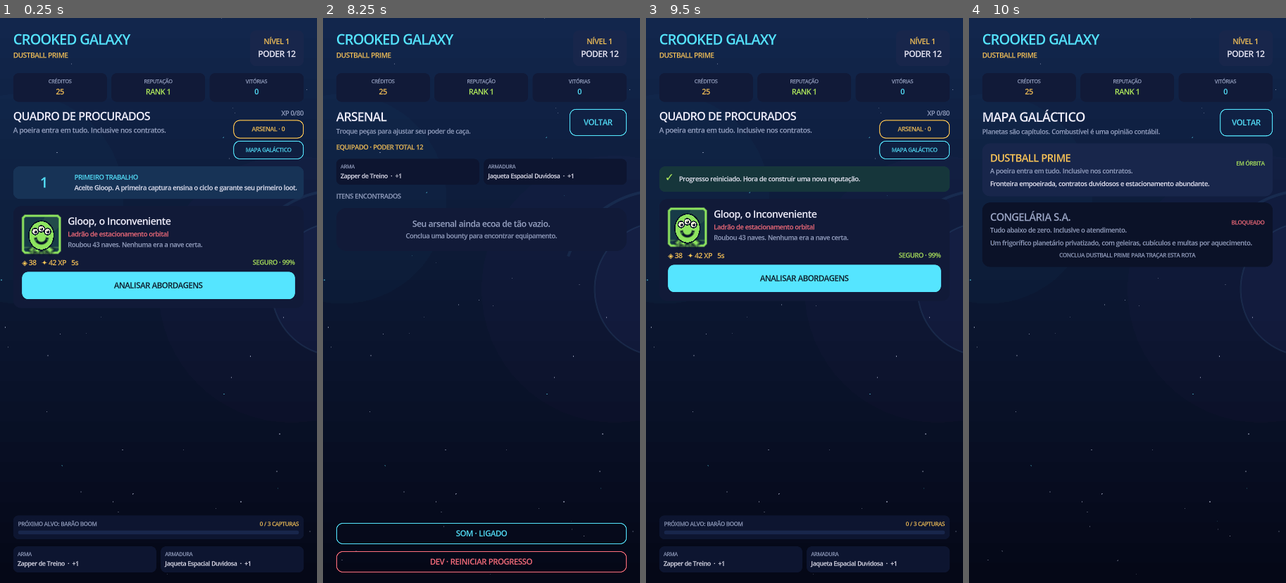
Above: before the commit, frames 1-4 (left to right).
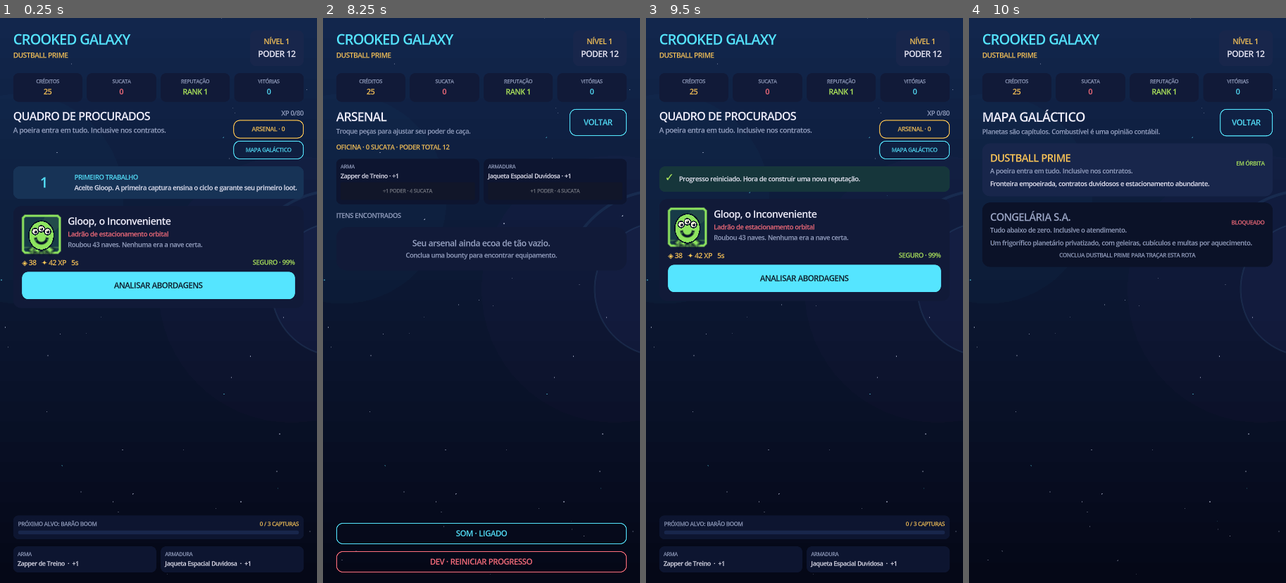
Above: after the commit, the same moments.

Repository: jellycb1/crooked-galaxy
Game: Godot game, scene res://scenes/main.tscn
Same seed, same stepped clock (60 frames per second), same inputs: the game is played once before the commit and once after it.
Inputs:
- Up to frame 1 (0.25 s): no input
- Up to frame 2 (8.25 s): click "ARSENAL · 0" at 0.5 s; click "DEV · REINICIAR PROGRESSO" at 1.25 s; click "MAPA GALÁCTICO" at 2 s; click "VOLTAR" at 2.75 s; click "ANALISAR ABORDAGENS" at 3.5 s; click "ESCOLHER · SEGURO" at 4.25 s; click "ABANDONAR CONTRATO" at 5 s; click "ANALISAR ABORDAGENS" at 5.75 s; click "ESCOLHER · SEGURO" at 6.5 s; click "ABANDONAR CONTRATO" at 7.25 s; click "ARSENAL · 0" at 8 s
- Up to frame 3 (9.5 s): click "DEV · REINICIAR PROGRESSO" at 8.75 s
- Up to frame 4 (10 s): click "MAPA GALÁCTICO" at 9.5 s

The runs differ from the first frame. In frame 1, 0.4% of the frame differs, in the area x 11-89%, y 10-14%; in frame 2, 2.1%, in the area x 4-96%, y 10-44%; in frame 3, 0.4%; in frame 4, 0.4%.

Commit message:
feat: add salvage workshop

Diff:
--- a/scripts/core_rules.gd
+++ b/scripts/core_rules.gd
@@ -46,3 +46,17 @@
 
 static func is_upgrade(item: Dictionary, equipped: Dictionary) -> bool:
 	return int(item.get("power", 0)) > int(equipped.get("power", 0))
+
+
+static func salvage_value(item: Dictionary) -> int:
+	var multiplier := 1
+	match str(item.get("rarity", "Comum")):
+		"Raro":
+			multiplier = 2
+		"Épico":
+			multiplier = 4
+	return maxi(1, ceili(float(int(item.get("power", 1)) * multiplier) / 3.0))
+
+
+static func equipment_upgrade_cost(item: Dictionary) -> int:
+	return maxi(4, 3 + ceili(float(int(item.get("power", 1))) * 0.8))
--- a/scripts/game_state.gd
+++ b/scripts/game_state.gd
@@ -40,6 +40,7 @@
 		"level": 1,
 		"xp": 0,
 		"credits": 25,
+		"scrap": 0,
 		"reputation": 0,
 		"wins": 0,
 		"base_power": 10,
@@ -359,6 +360,49 @@
 			return
 
 
+func scrap_item(item_id: String) -> bool:
+	if phase != Phase.BOARD:
+		return false
+	for slot in ["weapon", "armor"]:
+		if str(player.get(slot, {}).get("id", "")) == item_id:
+			return false
+	for item_index in player.inventory.size():
+		var item: Dictionary = player.inventory[item_index]
+		if str(item.get("id", "")) != item_id:
+			continue
+		var value := CoreRules.salvage_value(item)
+		player.inventory.remove_at(item_index)
+		player.scrap = int(player.get("scrap", 0)) + value
+		last_notice = "%s reciclado: +%d sucata." % [str(item.name), value]
+		save_game()
+		changed.emit()
+		return true
+	return false
+
+
+func upgrade_equipped(slot: String) -> bool:
+	if phase != Phase.BOARD or (slot != "weapon" and slot != "armor"):
+		return false
+	var item: Dictionary = player[slot]
+	var cost := CoreRules.equipment_upgrade_cost(item)
+	if int(player.get("scrap", 0)) < cost:
+		return false
+	player.scrap = int(player.scrap) - cost
+	item = item.duplicate(true)
+	item.power = int(item.power) + 1
+	player[slot] = item
+	var item_id := str(item.get("id", ""))
+	if not item_id.is_empty():
+		for inventory_item in player.inventory:
+			if str(inventory_item.get("id", "")) == item_id:
+				inventory_item.power = int(item.power)
+				break
+	last_notice = "%s calibrado para +%d poder." % [str(item.name), int(item.power)]
+	save_game()
+	changed.emit()
+	return true
+
+
 func toggle_sound() -> void:
 	player.sound_enabled = not bool(player.get("sound_enabled", true))
 	save_game()
--- a/scripts/main.gd
+++ b/scripts/main.gd
@@ -159,6 +159,7 @@
 	stats.add_theme_constant_override("separation", 10)
 	content.add_child(stats)
 	stats.add_child(stat_chip("CRÉDITOS", str(GameState.player.credits), GOLD))
+	stats.add_child(stat_chip("SUCATA", str(GameState.player.get("scrap", 0)), CORAL))
 	stats.add_child(stat_chip("REPUTAÇÃO", "RANK %d" % (int(GameState.player.reputation) + 1), LIME))
 	stats.add_child(stat_chip("VITÓRIAS", str(GameState.player.wins), CYAN))
 
@@ -338,13 +339,13 @@
 	)
 	title_row.add_child(back)
 
-	var equipped_title := label("EQUIPADO · PODER TOTAL %d" % CoreRules.player_power(GameState.player), 14, GOLD)
+	var equipped_title := label("OFICINA · %d SUCATA · PODER TOTAL %d" % [int(GameState.player.get("scrap", 0)), CoreRules.player_power(GameState.player)], 14, GOLD)
 	content.add_child(equipped_title)
 	var equipped_row := HBoxContainer.new()
 	equipped_row.add_theme_constant_override("separation", 10)
 	content.add_child(equipped_row)
-	equipped_row.add_child(equipment_chip(GameState.player.weapon))
-	equipped_row.add_child(equipment_chip(GameState.player.armor))
+	equipped_row.add_child(workshop_upgrade_card("weapon"))
+	equipped_row.add_child(workshop_upgrade_card("armor"))
 
 	var inventory_title := label("ITENS ENCONTRADOS", 14, MUTED)
 	content.add_child(inventory_title)
@@ -402,11 +403,40 @@
 	status.vertical_alignment = VERTICAL_ALIGNMENT_CENTER
 	row.add_child(status)
 	if not equipped:
+		var buttons := VBoxContainer.new()
+		buttons.add_theme_constant_override("separation", 6)
+		row.add_child(buttons)
 		var equip_button := action_button("EQUIPAR", CYAN, true)
 		equip_button.custom_minimum_size = Vector2(110, 46)
 		var item_id := str(item.id)
 		equip_button.pressed.connect(func(): GameState.equip_from_inventory(item_id))
-		row.add_child(equip_button)
+		buttons.add_child(equip_button)
+		var salvage := CoreRules.salvage_value(item)
+		var scrap_button := action_button("RECICLAR +%d" % salvage, CORAL, true)
+		scrap_button.name = "Scrap_%s" % item_id
+		scrap_button.custom_minimum_size = Vector2(110, 40)
+		scrap_button.add_theme_font_size_override("font_size", 11)
+		scrap_button.pressed.connect(func(): GameState.scrap_item(item_id))
+		buttons.add_child(scrap_button)
+	return card
+
+
+func workshop_upgrade_card(slot: String) -> PanelContainer:
+	var item: Dictionary = GameState.player[slot]
+	var cost := CoreRules.equipment_upgrade_cost(item)
+	var affordable := int(GameState.player.get("scrap", 0)) >= cost
+	var card := panel(VBoxContainer.new(), Color("#0d1530"), 12, 10)
+	card.size_flags_horizontal = Control.SIZE_EXPAND_FILL
+	var box := card.get_child(0) as VBoxContainer
+	box.add_child(label(slot_name(slot).to_upper(), 11, MUTED))
+	box.add_child(label("%s · +%d" % [str(item.name), int(item.power)], 13, INK))
+	var improve := action_button("+1 PODER · %d SUCATA" % cost, LIME if affordable else MUTED, true)
+	improve.name = "Upgrade_%s" % slot
+	improve.disabled = not affordable
+	improve.custom_minimum_size = Vector2(0, 40)
+	improve.add_theme_font_size_override("font_size", 11)
+	improve.pressed.connect(func(): GameState.upgrade_equipped(slot))
+	box.add_child(improve)
 	return card
 
 
--- a/tests/test_core.gd
+++ b/tests/test_core.gd
@@ -65,6 +65,9 @@
 	check(item.slot == "weapon" or item.slot == "armor", "loot has a valid slot")
 	check(int(item.power) >= 1, "loot has positive power")
 	check(not str(item.description).is_empty(), "loot carries original flavor text")
+	check(Rules.salvage_value({"power": 9, "rarity": "Comum"}) == 3, "common salvage scales from item power")
+	check(Rules.salvage_value({"power": 9, "rarity": "Épico"}) == 12, "rarity increases salvage yield")
+	check(Rules.equipment_upgrade_cost({"power": 10}) == 11, "workshop upgrade cost rises with power")
 	check(Content.available_bounties(0).size() == 1, "rank gates advanced bounties")
 	check(Content.available_bounties(1).size() == 2, "new reputation unlocks a bounty")
 	check(Content.available_bounties(2).size() == 3, "third reputation tier unlocks the final regular bounty")
--- a/tests/test_flow.gd
+++ b/tests/test_flow.gd
@@ -46,6 +46,16 @@
 	check(str(state.player[str(claimed_item.slot)].id) == str(claimed_item.id), "claimed upgrade is equipped")
 	check(not state.last_notice.is_empty(), "reward feedback survives the screen transition")
 	check(int(state.player.reputation) == 0, "rank requires three captures")
+	check(not state.scrap_item(str(claimed_item.id)), "equipped item cannot be recycled")
+	var spare := {"id": "spare_epic", "name": "Sucata de Teste", "description": "Feita para sumir.", "slot": "armor", "power": 12, "rarity": "Épico", "color": "#d789ff"}
+	state.player.inventory.append(spare)
+	check(state.scrap_item("spare_epic"), "unequipped loot can be recycled")
+	check(int(state.player.scrap) == 16, "recycling grants deterministic scrap")
+	var equipped_power := int(state.player[str(claimed_item.slot)].power)
+	var upgrade_cost := CoreRules.equipment_upgrade_cost(state.player[str(claimed_item.slot)])
+	check(state.upgrade_equipped(str(claimed_item.slot)), "scrap upgrades equipped gear")
+	check(int(state.player.scrap) == 16 - upgrade_cost, "workshop charges the visible upgrade cost")
+	check(int(state.player[str(claimed_item.slot)].power) == equipped_power + 1, "workshop adds one equipment power")
 
 	state.start_bounty(Content.TARGETS[0].duplicate(true))
 	state.hunt_event = Content.HUNT_EVENTS[0].duplicate(true)
--- a/tests/test_persistence.gd
+++ b/tests/test_persistence.gd
@@ -11,6 +11,7 @@
 	source.save_path = TEST_SAVE
 	source.player = source.default_player()
 	source.player.credits = 123
+	source.player.scrap = 27
 	source.phase = source.Phase.VICTORY
 	source.current_bounty = ContentDB.TARGETS[0].duplicate(true)
 	source.pending_loot = {
@@ -31,6 +32,7 @@
 	restored.save_path = TEST_SAVE
 	restored.load_game()
 	check(int(restored.player.credits) == 123, "player data survives save and load")
+	check(int(restored.player.scrap) == 27, "workshop currency survives save and load")
 	check(restored.phase == restored.Phase.VICTORY, "capture phase survives save and load")
 	check(str(restored.pending_loot.id) == "test_loot", "pending reward survives save and load")
 	check(restored.combat_events.size() == 1, "finishing action survives save and load")
--- a/tests/test_ui.gd
+++ b/tests/test_ui.gd
@@ -59,11 +59,15 @@
 	state.open_reward()
 	await process_frame
 	state.claim_reward(true)
+	state.player.scrap = 18
+	state.player.inventory.append({"id": "ui_spare", "name": "Peça Obsoleta", "description": "Serve melhor desmontada.", "slot": "armor", "power": 6, "rarity": "Comum", "color": "#b9c2d9"})
 	scene.view_mode = "arsenal"
 	scene.render()
 	await process_frame
 	check(scene.find_child("InventoryScroll", true, false) != null, "arsenal screen renders")
-	check(state.player.inventory.size() == 1, "arsenal receives claimed loot")
+	check(state.player.inventory.size() == 2, "arsenal receives claimed and spare loot")
+	check(scene.find_child("Upgrade_weapon", true, false) != null, "workshop renders equipment upgrades")
+	check(scene.find_child("Scrap_ui_spare", true, false) != null, "workshop renders recycling for spare loot")
 
 	state.phase = state.Phase.CHAPTER_COMPLETE
 	state.chapter_completion = {
--- a/tools/capture_ui.gd
+++ b/tools/capture_ui.gd
@@ -83,6 +83,8 @@
 		quit(1)
 		return
 	state.claim_reward(true)
+	state.player.scrap = 18
+	state.player.inventory.append({"id": "capture_spare", "name": "Colete Fiscal Vencido", "description": "A proteção expirou no trimestre passado.", "slot": "armor", "power": 5, "rarity": "Comum", "color": "#b9c2d9"})
 	scene.view_mode = "arsenal"
 	scene.render()
 	await process_frame
Not shown, changed: README.md
